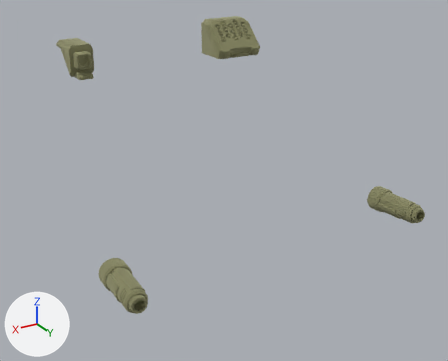
The glTF model Assets/Models/KingcrabWeapons.glb as it was, and as the next commit left it.
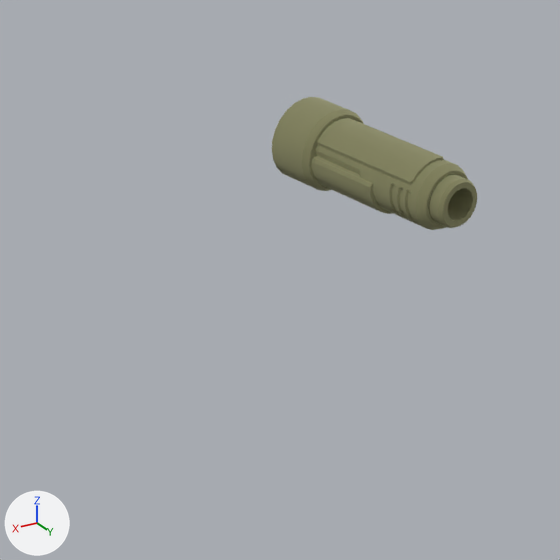
The first picture shows the older version from a 50 mm lens placed at (1.86, 3.63, 3.33), pointed at (0.0, 0.52, 1.78). The close-ups show the older and then the newer version on the part from 65% to 100% of the width and 44% to 87% of the height of that picture. Only the edits that show in the close-ups are written down. Every picture has the same lights, and +X, +Y and +Z are marked at lower left. Where no turn or scale is listed for an object, it has been applied to the vertices.

Script lines for the objects in view, before the commit:
```python
me_forearm_left_bh1_ac20 = bpy.data.meshes.new('Forearm_Left_BH1_AC20')
me_forearm_left_bh1_ac20.from_pydata(...)  # 558 vertices, 1010 faces; spans x -0.077..0.077, y -0.192..0.192, z -0.081..0.081
me_forearm_left_bh1_ac20.materials.append(mat_kingcrabvariantolive)  # beige #b6b693
ob_forearm_left_bh1_ac20 = bpy.data.objects.new('Forearm_Left_BH1_AC20', me_forearm_left_bh1_ac20)
ob_forearm_left_bh1_ac20.location = (-0.878, 1.173, 1.64)
```
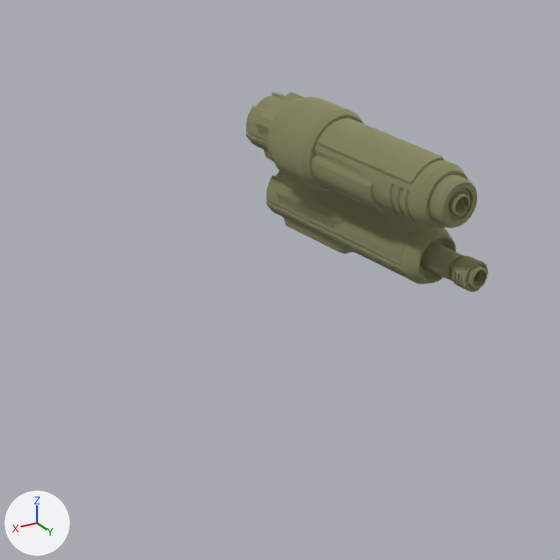
Pixel boxes (x1, y1, x2, y2) of what changed, in the close-ups (560 x 560 px):
'Forearm_Left_EH2_PPC', added (beige): after (266, 171, 456, 284)
'Forearm_Left_BH2_AC5', added (beige): after (420, 242, 488, 292)
'Forearm_Left_EH2_Laser', added (beige): after (282, 190, 353, 254)
'Forearm_Left_EH2_Flamer', added (beige): after (276, 177, 323, 241)
'Forearm_Left_EH1_PPC', added (mostly hidden): after (246, 92, 360, 175)
'Forearm_Left_EH1_Flamer', added (beige): after (256, 92, 306, 160)
'Forearm_Left_BH1_AC5', added (beige): after (448, 188, 471, 219)
'Forearm_Left_BH1_AC10', added (mostly hidden): after (267, 98, 451, 219)
'Forearm_Left_BH2_AC2', added (mostly hidden): after (450, 268, 481, 283)

The edits, one by one:
Mesh me_forearm_left_eh2_ppc is new.
It has 380 vertices, 618 faces and spans x -0.059..0.059, y -0.194..0.194, z -0.065..0.065.
It uses material mat_kingcrabvariantolive (beige #b6b693).
Mesh me_forearm_left_eh2_laser is new.
It has 120 vertices, 230 faces and spans x -0.064..0.064, y -0.084..0.084, z -0.067..0.067.
It uses material mat_kingcrabvariantolive (beige #b6b693).
Mesh me_forearm_left_eh2_flamer is new.
It has 112 vertices, 214 faces and spans x -0.063..0.063, y -0.14..0.14, z -0.065..0.065.
It uses material mat_kingcrabvariantolive (beige #b6b693).
Mesh me_forearm_left_eh1_ppc is new.
It has 380 vertices, 618 faces and spans x -0.059..0.059, y -0.194..0.194, z -0.065..0.065.
It uses material mat_kingcrabvariantolive (beige #b6b693).
Mesh me_forearm_left_eh1_flamer is new.
It has 112 vertices, 214 faces and spans x -0.063..0.063, y -0.14..0.14, z -0.065..0.065.
It uses material mat_kingcrabvariantolive (beige #b6b693).
Mesh me_forearm_left_bh2_ac5 is new.
It has 748 vertices, 1220 faces and spans x -0.036..0.036, y -0.197..0.197, z -0.045..0.045.
It uses material mat_kingcrabvariantolive (beige #b6b693).
Mesh me_forearm_left_bh2_ac2 is new.
It has 748 vertices, 1220 faces and spans x -0.032..0.032, y -0.185..0.185, z -0.037..0.037.
It uses material mat_kingcrabvariantolive (beige #b6b693).
Mesh me_forearm_left_bh1_ac5 is new.
It has 748 vertices, 1220 faces and spans x -0.036..0.036, y -0.197..0.197, z -0.045..0.045.
It uses material mat_kingcrabvariantolive (beige #b6b693).
Mesh me_forearm_left_bh1_ac10 is new.
It has 558 vertices, 1010 faces and spans x -0.068..0.068, y -0.198..0.198, z -0.072..0.072.
It uses material mat_kingcrabvariantolive (beige #b6b693).
Object 'Forearm_Left_EH2_PPC' (ob_forearm_left_eh2_ppc) is new; it shows me_forearm_left_eh2_ppc.
Its location is (-0.933, 1.092, 1.493).
Object 'Forearm_Left_EH2_Laser' (ob_forearm_left_eh2_laser) is new; it shows me_forearm_left_eh2_laser.
Its location is (-0.935, 1.018, 1.489).
Object 'Forearm_Left_EH2_Flamer' (ob_forearm_left_eh2_flamer) is new; it shows me_forearm_left_eh2_flamer.
Its location is (-0.936, 1.074, 1.487).
Object 'Forearm_Left_EH1_PPC' (ob_forearm_left_eh1_ppc) is new; it shows me_forearm_left_eh1_ppc.
Its location is (-0.875, 1.081, 1.644).
Object 'Forearm_Left_EH1_Flamer' (ob_forearm_left_eh1_flamer) is new; it shows me_forearm_left_eh1_flamer.
Its location is (-0.878, 1.063, 1.637).
Object 'Forearm_Left_BH2_AC5' (ob_forearm_left_bh2_ac5) is new; it shows me_forearm_left_bh2_ac5.
Its location is (-0.936, 1.181, 1.494).
Object 'Forearm_Left_BH2_AC2' (ob_forearm_left_bh2_ac2) is new; it shows me_forearm_left_bh2_ac2.
Its location is (-0.935, 1.185, 1.491).
Object 'Forearm_Left_BH1_AC5' (ob_forearm_left_bh1_ac5) is new; it shows me_forearm_left_bh1_ac5.
Its location is (-0.878, 1.17, 1.643).
Object 'Forearm_Left_BH1_AC10' (ob_forearm_left_bh1_ac10) is new; it shows me_forearm_left_bh1_ac10.
Its location is (-0.878, 1.156, 1.639).
